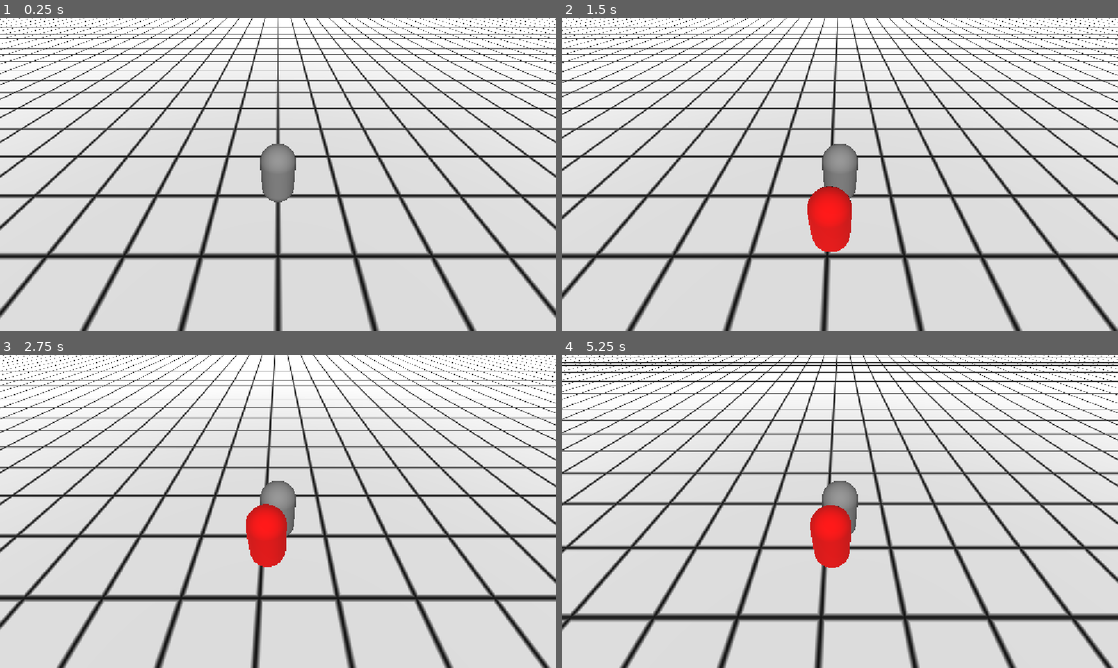
Above: before the commit, frames 1-4 (two rows, left to right).
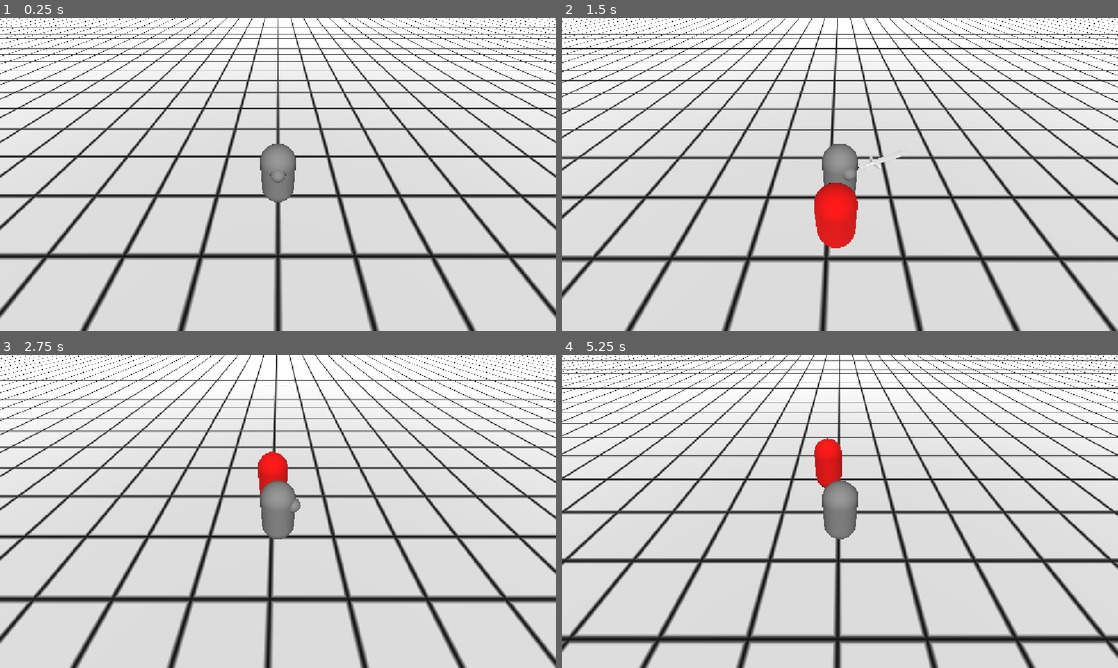
Above: after the commit, the same moments.

Repository: bionicnecromancer/HKU-design-blok-2-template
Game: Godot game, scene res://level.tscn
The game is run twice, just before and just after one commit, with the same random seed, the same clock (stepped at 60 frames per second) and the same inputs.
Inputs:
- Up to frame 1 (0.25 s): no input
- Up to frame 2 (1.5 s): tap Enter (ui_accept) at 0.5, 0.77, 1.07 s; tap A (a) at 0.6 s; tap D (d) at 0.8, 1.35 s
- Up to frame 3 (2.75 s): tap Enter (ui_accept) at 1.52, 1.82 s; tap S (s) at 1.55, 2.1 s; tap W (w) at 2.3 s
- Up to frame 4 (5.25 s): tap W (w) at 2.85 s; tap Enter (ui_accept) at 3.02, 3.05, 3.32, 3.6, 3.77, 4.07, 4.52, 4.82 s; tap A (a) at 3.8, 4.35 s; tap D (d) at 4.55, 5.1 s

The runs differ from the first frame. In frame 1, less than 0.1% of the frame differs, in the area x 48-52%, y 49-53%; in frame 2, 18%; in frame 3, 28%; in frame 4, 37%, in the area x 0-100%, y 0-100%.

Commit message:
ok all done

Diff:
--- a/level.tscn
+++ b/level.tscn
@@ -54,8 +54,12 @@
 [node name="player" parent="." unique_id=399192236 instance=ExtResource("1_u52ul")]
 transform = Transform3D(1, 0, 0, 0, 1, 0, 0, 0, 1, 0, 0.5, 0)
 
-[node name="Camera3D" type="Camera3D" parent="player" unique_id=1924055913]
-transform = Transform3D(1, 0, 0, 0, 0.70710677, 0.70710677, 0, -0.70710677, 0.70710677, 0, 4.2426405, 4.2426405)
+[node name="camera" type="Node3D" parent="player" unique_id=468488148]
+transform = Transform3D(1, 0, 0, 0, 1, 0, 0, 0, 1, 0, 0.5, 0)
+top_level = true
+
+[node name="Camera3D" type="Camera3D" parent="player/camera" unique_id=1924055913]
+transform = Transform3D(1, 0, 0, 0, 0.7071068, 0.7071068, 0, -0.7071068, 0.7071068, 0, 4.2426405, 4.2426405)
 
 [node name="enemy" parent="." unique_id=543033062 instance=ExtResource("2_vonw3")]
 transform = Transform3D(1, 0, 0, 0, 1, 0, 0, 0, 1, 0.54458094, 0.49999976, 6.4753923)
--- a/player.gd
+++ b/player.gd
@@ -4,6 +4,8 @@
 const SPEED = 5.0
 const JUMP_VELOCITY = 4.5
 
+func _process(delta: float) -> void:
+	$camera.global_position = global_position
 
 func _physics_process(delta: float) -> void:
 	# Add the gravity.
@@ -12,17 +14,19 @@
 
 	# Handle jump.
 	if Input.is_action_just_pressed("ui_accept") and is_on_floor():
-		velocity.y = JUMP_VELOCITY
+		$Weapon.play()
 
 	# Get the input direction and handle the movement/deceleration.
 	# As good practice, you should replace UI actions with custom gameplay actions.
 	var input_dir := Input.get_vector("a", "d", "w", "s")
-	var direction := (transform.basis * Vector3(input_dir.x, 0, input_dir.y)).normalized()
+	var direction := (Vector3(input_dir.x, 0, input_dir.y)).normalized()
 	if direction:
 		velocity.x = direction.x * SPEED
 		velocity.z = direction.z * SPEED
+		global_rotation.y = lerp_angle(global_rotation.y,atan2(direction.x,direction.z),delta * 5)
 	else:
 		velocity.x = move_toward(velocity.x, 0, SPEED)
 		velocity.z = move_toward(velocity.z, 0, SPEED)
 
+
 	move_and_slide()
--- a/player.tscn
+++ b/player.tscn
@@ -1,17 +1,27 @@
 [gd_scene format=3 uid="uid://bythjbtwenglh"]
 
 [ext_resource type="Script" uid="uid://bjcky606gldmt" path="res://player.gd" id="1_4flbx"]
+[ext_resource type="PackedScene" uid="uid://bjqpgxjul4fet" path="res://weapon.tscn" id="2_onrkg"]
 
 [sub_resource type="CapsuleShape3D" id="CapsuleShape3D_rf0sq"]
 
 [sub_resource type="CapsuleMesh" id="CapsuleMesh_rf0sq"]
 
+[sub_resource type="SphereMesh" id="SphereMesh_rtniu"]
+radius = 0.2
+height = 0.4
+
 [node name="player" type="CharacterBody3D" unique_id=399192236 groups=["player"]]
-transform = Transform3D(1, 0, 0, 0, 1, 0, 0, 0, 1, 0, 1, 0)
 script = ExtResource("1_4flbx")
+
+[node name="Weapon" parent="." unique_id=704009685 instance=ExtResource("2_onrkg")]
 
 [node name="CollisionShape3D" type="CollisionShape3D" parent="." unique_id=431536536]
 shape = SubResource("CapsuleShape3D_rf0sq")
 
 [node name="MeshInstance3D" type="MeshInstance3D" parent="." unique_id=1386538171]
 mesh = SubResource("CapsuleMesh_rf0sq")
+
+[node name="MeshInstance3D" type="MeshInstance3D" parent="MeshInstance3D" unique_id=1768016539]
+transform = Transform3D(1, 0, 0, 0, 1, 0, 0, 0, 1, 0, 0.43434787, 0.45832467)
+mesh = SubResource("SphereMesh_rtniu")
--- /dev/null
+++ b/weapon.gd
@@ -0,0 +1,5 @@
+extends Node3D
+
+
+func play():
+	$AnimationPlayer.play("swing")
--- /dev/null
+++ b/weapon.tscn
@@ -0,0 +1,110 @@
+[gd_scene format=3 uid="uid://bjqpgxjul4fet"]
+
+[ext_resource type="Script" uid="uid://bgnygoag4ll67" path="res://weapon.gd" id="1_o2wld"]
+[ext_resource type="PackedScene" uid="uid://lr7srs8g1u7t" path="res://models/sword_A.fbx" id="1_swcir"]
+
+[sub_resource type="BoxShape3D" id="BoxShape3D_k75sw"]
+size = Vector3(0.7, 2, 0.2)
+
+[sub_resource type="Animation" id="Animation_o2wld"]
+length = 0.001
+tracks/0/type = "value"
+tracks/0/imported = false
+tracks/0/enabled = true
+tracks/0/path = NodePath(".:rotation")
+tracks/0/interp = 1
+tracks/0/loop_wrap = true
+tracks/0/keys = {
+"times": PackedFloat32Array(0),
+"transitions": PackedFloat32Array(1),
+"update": 0,
+"values": [Vector3(0, 0, 0)]
+}
+tracks/1/type = "value"
+tracks/1/imported = false
+tracks/1/enabled = true
+tracks/1/path = NodePath("sword_A:visible")
+tracks/1/interp = 1
+tracks/1/loop_wrap = true
+tracks/1/keys = {
+"times": PackedFloat32Array(0),
+"transitions": PackedFloat32Array(1),
+"update": 1,
+"values": [false]
+}
+tracks/2/type = "value"
+tracks/2/imported = false
+tracks/2/enabled = true
+tracks/2/path = NodePath("AnimatableBody3D/CollisionShape3D:disabled")
+tracks/2/interp = 1
+tracks/2/loop_wrap = true
+tracks/2/keys = {
+"times": PackedFloat32Array(0),
+"transitions": PackedFloat32Array(1),
+"update": 1,
+"values": [true]
+}
+
+[sub_resource type="Animation" id="Animation_swcir"]
+resource_name = "swing"
+tracks/0/type = "value"
+tracks/0/imported = false
+tracks/0/enabled = true
+tracks/0/path = NodePath(".:rotation")
+tracks/0/interp = 1
+tracks/0/loop_wrap = true
+tracks/0/keys = {
+"times": PackedFloat32Array(0, 1),
+"transitions": PackedFloat32Array(1, 1),
+"update": 0,
+"values": [Vector3(0, -1.5707964, 0), Vector3(0, 1.5707964, 0)]
+}
+tracks/1/type = "value"
+tracks/1/imported = false
+tracks/1/enabled = true
+tracks/1/path = NodePath("sword_A:visible")
+tracks/1/interp = 1
+tracks/1/loop_wrap = true
+tracks/1/keys = {
+"times": PackedFloat32Array(0, 1),
+"transitions": PackedFloat32Array(1, 1),
+"update": 1,
+"values": [true, false]
+}
+tracks/2/type = "value"
+tracks/2/imported = false
+tracks/2/enabled = true
+tracks/2/path = NodePath("AnimatableBody3D/CollisionShape3D:disabled")
+tracks/2/interp = 1
+tracks/2/loop_wrap = true
+tracks/2/keys = {
+"times": PackedFloat32Array(0, 1),
+"transitions": PackedFloat32Array(1, 1),
+"update": 1,
+"values": [false, true]
+}
+
+[sub_resource type="AnimationLibrary" id="AnimationLibrary_o2wld"]
+_data = {
+&"RESET": SubResource("Animation_o2wld"),
+&"swing": SubResource("Animation_swcir")
+}
+
+[node name="Weapon" type="Node3D" unique_id=92696443]
+script = ExtResource("1_o2wld")
+
+[node name="AnimatableBody3D" type="AnimatableBody3D" parent="." unique_id=2041674411]
+transform = Transform3D(1, 0, 0, 0, -4.371139e-08, -1, 0, 1, -4.371139e-08, 0, -5.9604645e-08, 1)
+sync_to_physics = false
+
+[node name="CollisionShape3D" type="CollisionShape3D" parent="AnimatableBody3D" unique_id=2086491129]
+transform = Transform3D(1, 0, 0, 0, 1, 0, 0, 0, 1, 0, 0.5, 0)
+shape = SubResource("BoxShape3D_k75sw")
+disabled = true
+
+[node name="sword_A" parent="." unique_id=1140250506 instance=ExtResource("1_swcir")]
+transform = Transform3D(1, 0, 0, 0, -4.371139e-08, -1, 0, 1, -4.371139e-08, 0, -5.9604645e-08, 1)
+visible = false
+
+[node name="AnimationPlayer" type="AnimationPlayer" parent="." unique_id=1402661284]
+libraries/ = SubResource("AnimationLibrary_o2wld")
Binary file added: models/arrow_A.fbx
Not shown, added: models/arrow_A.fbx.import
Binary file added: models/arrow_B.fbx
Not shown, added: models/arrow_B.fbx.import
Binary file added: models/axe_A.fbx
Not shown, added: models/axe_A.fbx.import
Binary file added: models/axe_B.fbx
Not shown, added: models/axe_B.fbx.import
Binary file added: models/axe_C.fbx
Not shown, added: models/axe_C.fbx.import
Binary file added: models/bow_A.fbx
Not shown, added: models/bow_A.fbx.import
(and 51 more such lines)
